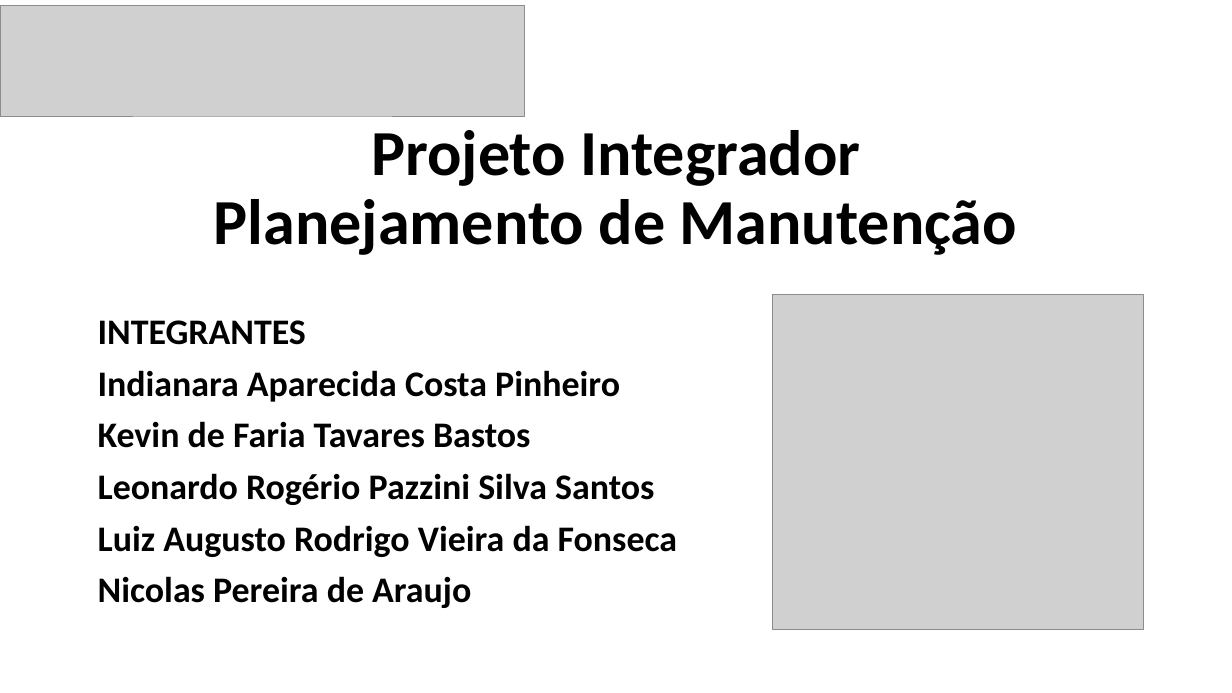
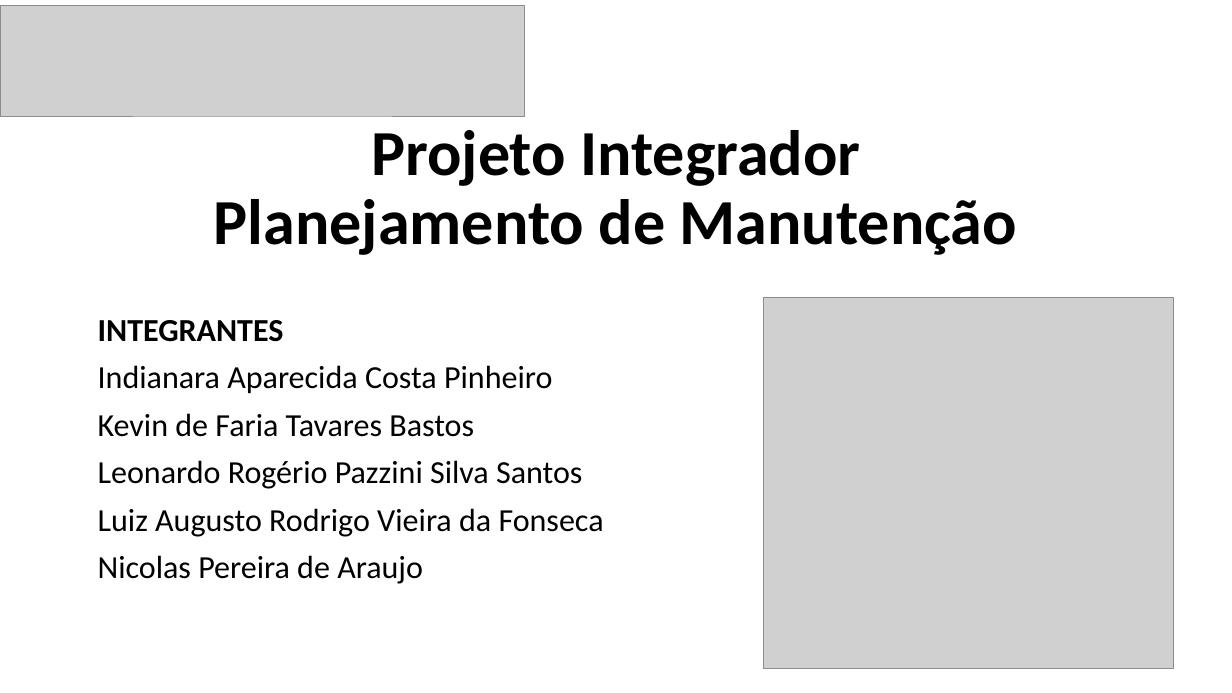
Before and after one commit to leonardopazzini/FATEC-PROJETO-INTEGRADOR-1-SEMESTRE, a slide deck: slide 1 of Projeto Integrador - Apresentação.pptx. Drawn at 1232x693 pixels with LibreOffice and Linux fonts; fonts in the diff are those of the drawing; grey boxes stand for pictures. Boxes give left, top, right and bottom in pixels: in the first picture for what was removed or moved away, otherwise in the second. Text is boxed around its words. In the diff, an @@ line names an element or a change of style, - is before the commit and + after.

```diff
--- a/Projeto Integrador - Apresentação.pptx
+++ b/Projeto Integrador - Apresentação.pptx
@@ picture: place and size @@
-picture at box(773, 294, 1143, 629)
+picture at box(763, 298, 1174, 668)
@@ subtitle "INTEGRANTES" at box(98, 320, 604, 584): size 28 to 25 pt, bold off @@
```
Also in this commit, not shown: 2 other slides changed, 2 slides added, 2 slides removed, 1 other file.
